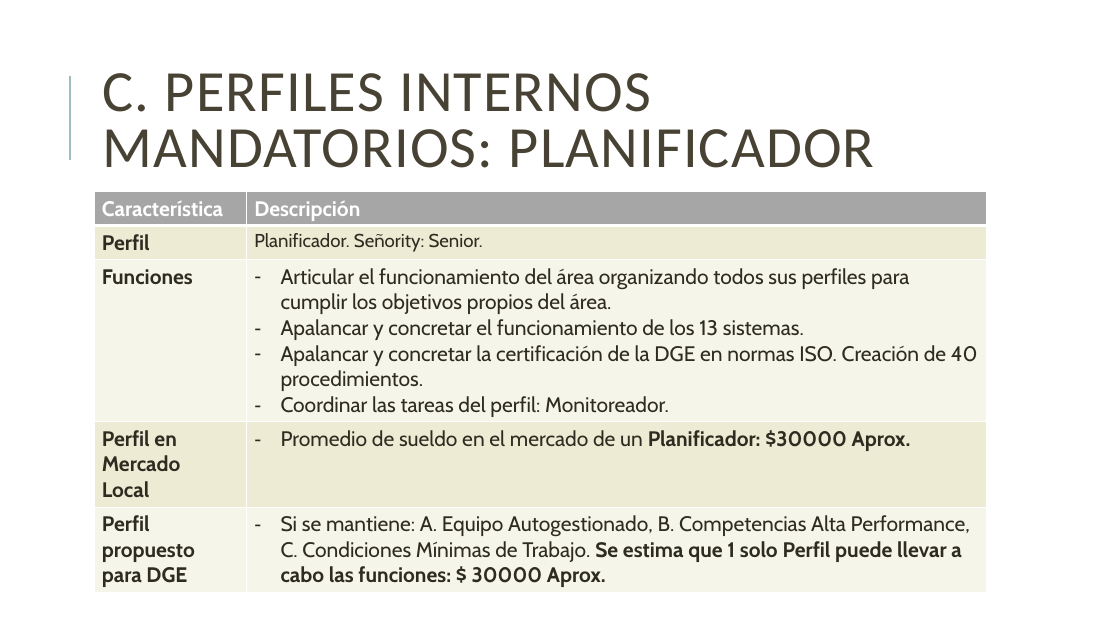
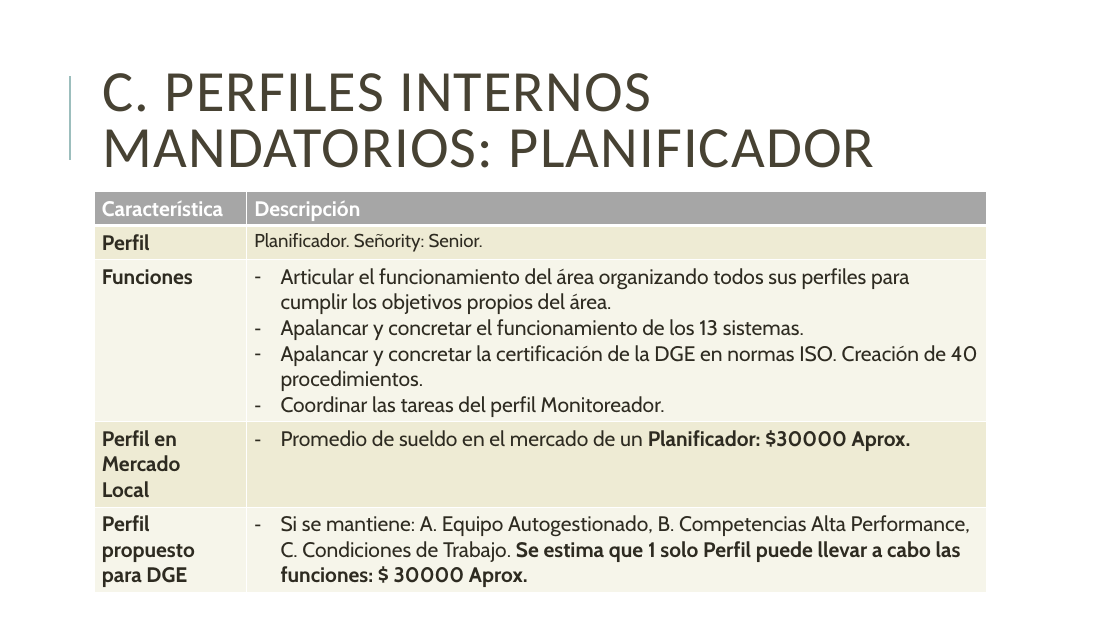
Before and after one commit to jsrxar/dge, a slide deck: slide 37 of 1-general/1-presentaciones/planificacion-control-presentacion-v2.pptx. Drawn at 1120x630 pixels with LibreOffice and Linux fonts; fonts in the diff are those of the drawing. Boxes give left, top, right and bottom in pixels: in the first picture for what was removed or moved away, otherwise in the second. Text is boxed around its words. In the diff, an @@ line names an element or a change of style, - is before the commit and + after.

```diff
--- a/1-general/1-presentaciones/planificacion-control-presentacion-v2.pptx
+++ b/1-general/1-presentaciones/planificacion-control-presentacion-v2.pptx
@@ table at <box>94,192,987,591</box> @@
-row 3, column 2: Articular el funcionamiento del área organizando todos sus perfiles para cumplir los objetivos propios del área. / Apalancar y concretar el funcionamiento de los 13 sistemas. / Apalancar y concretar la certificación de la DGE en normas ISO. Creación de 40 procedimientos. / Coordinar las tareas del perfil: Monitoreador.
+row 3, column 2: Articular el funcionamiento del área organizando todos sus perfiles para cumplir los objetivos propios del área. / Apalancar y concretar el funcionamiento de los 13 sistemas. / Apalancar y concretar la certificación de la DGE en normas ISO. Creación de 40 procedimientos. / Coordinar las tareas del perfil Monitoreador.
-row 5, column 2: Si se mantiene: A. Equipo Autogestionado, B. Competencias Alta Performance, C. Condiciones Mínimas de Trabajo. Se estima que 1 solo Perfil puede llevar a cabo las funciones: $ 30000 Aprox.
+row 5, column 2: Si se mantiene: A. Equipo Autogestionado, B. Competencias Alta Performance, C. Condiciones de Trabajo. Se estima que 1 solo Perfil puede llevar a cabo las funciones: $ 30000 Aprox.
```
Also in this commit, not shown: 7 other slides changed.
